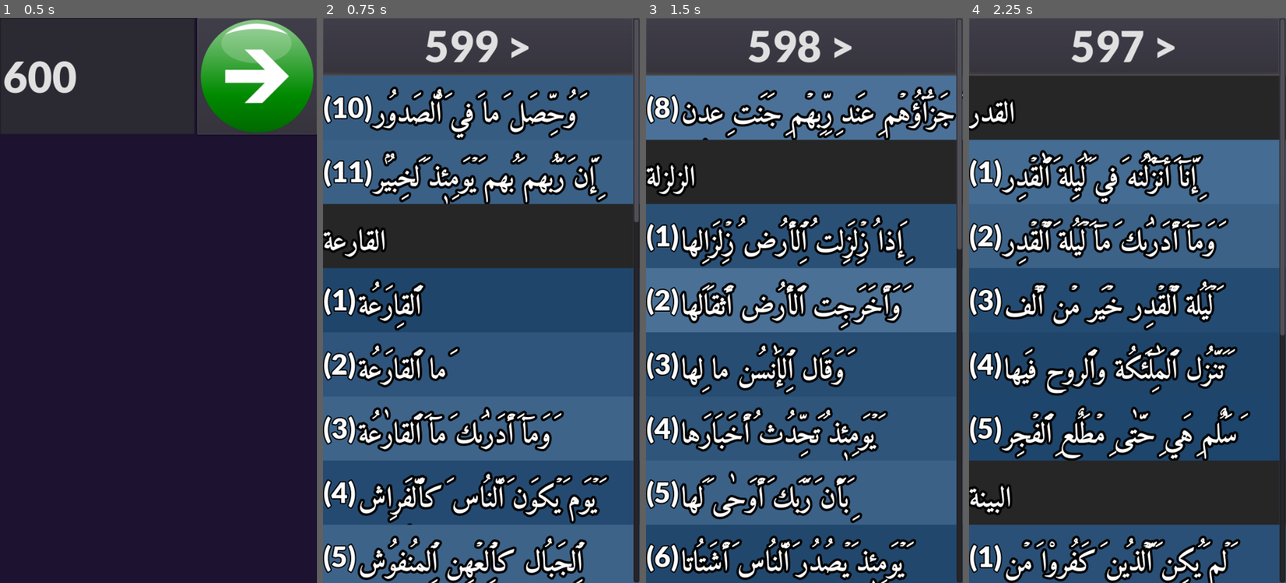
Above: before the commit, frames 1-4 (left to right).
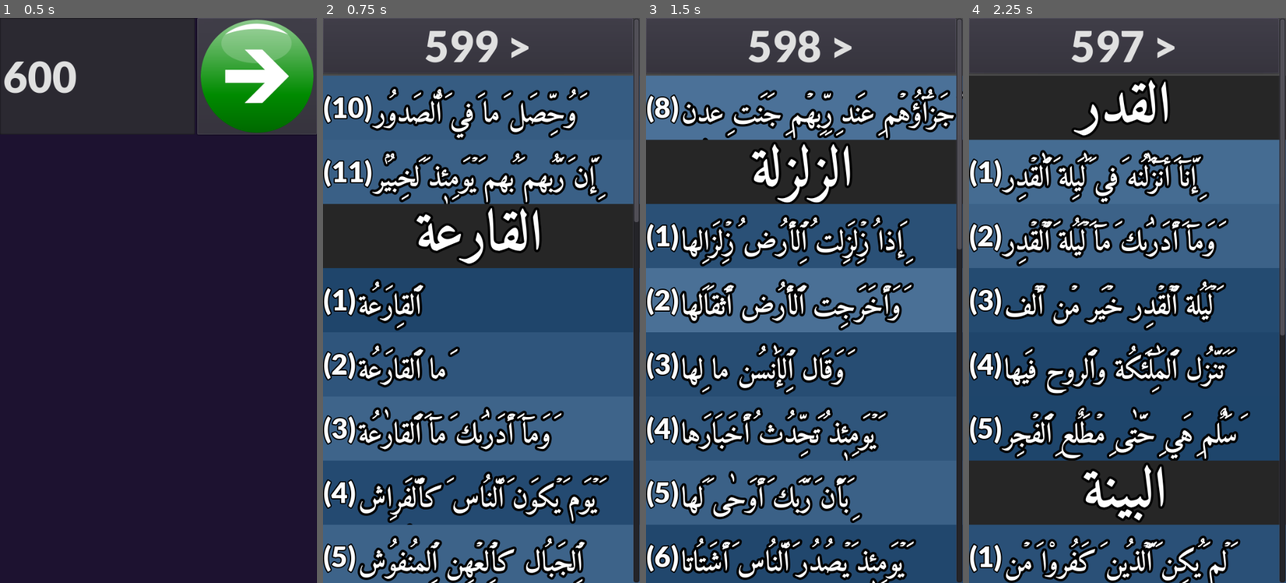
Above: after the commit, the same moments.

Repository: nightblade9/read-quran
Game: Godot game, scene res://scenes/HomeScreen.tscn
Two runs of this game, one before a commit and one after it. Both use one fixed random seed, a clock stepped at 60 frames per second and the inputs below.
Inputs (mouse positions are in pixels of both pictures, inside the frame that each line leads up to):
- Up to frame 1 (0.5 s): no input
- Up to frame 2 (0.75 s): click (579, 74) at 0.5 s
- Up to frame 3 (1.5 s): click "599 >" at 1.25 s
- Up to frame 4 (2.25 s): click "598 >" at 2 s

Frame 1 is identical in both runs. In frame 2, 2.3% of the frame differs, in the area x 0-69%, y 33-44%; in frame 3, 2.1%; in frame 4, 3.1%, in the area x 0-64%, y 10-90%.

Commit message:
Polish: proper header for surahs

Diff:
--- a/source/scenes/AyahHbox.gd
+++ b/source/scenes/AyahHbox.gd
@@ -1,6 +1,7 @@
 extends Control
 
 onready var _background = $ColorRect
+onready var _hbox_container = $HBoxContainer
 onready var _number_label = $HBoxContainer/NumberLabel
 onready var _arabic_label = $HBoxContainer/ArabicLabel
 
@@ -24,5 +25,13 @@
 func show_header():
 	_number_label.queue_free()
 	_background.color = _HEADER_COLOUR
-	pass # TODO: font override/bigger somehow
-	# TODO: center text, too
+	_arabic_label.align = Label.ALIGN_CENTER
+
+	# Increase font size
+	var font = _arabic_label.get_font("font", "")
+	font = font.duplicate()
+	font.set_size(96)
+	_arabic_label.add_font_override("font", font)
+
+	# Remove space at the top so text isn't clipped on the bottom
+	_hbox_container.margin_top = -30
